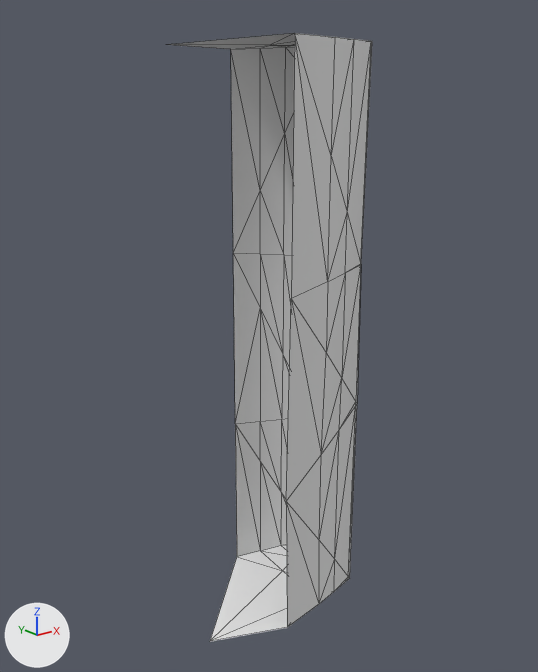
The glTF model Structures Plus/models/c90part_43cfd05ef6ac3f48cb7be066.glb, before and after one commit.
One viewpoint serves both versions: a 50 mm lens placed at (-1.809, -2.007, 0.887), pointed at (-1.001, -0.997, 0.483). The axes (+X, +Y, +Z) are drawn at lower left. The lights are the same throughout. The older version comes first. Mesh edges are drawn as thin lines. Vertices at exactly the same position are counted once.
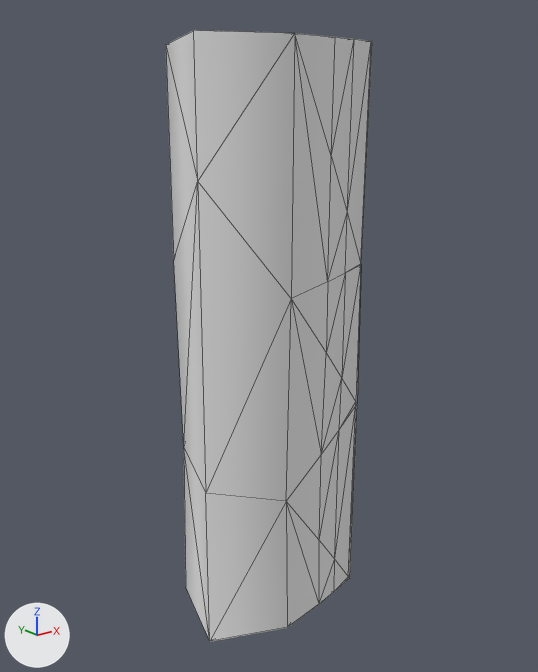
The change, as JSON lines over the scene's bpy script:
```json
{"block": "me_mesh_0", "where": "# used by ob_cylinder; location = (0.0, 0.0, 0.0)"}
{"op": "remove", "block": "me_mesh_0", "code": "me_mesh_0.from_pydata(...)  # 72 vertices, 132 faces; spans x -1.179..-0.831, y -1.11..-0.893, z -0.061..0.985"}
{"op": "add", "block": "me_mesh_0", "code": "me_mesh_0.from_pydata(...)  # 78 vertices, 152 faces; spans x -1.181..-0.831, y -1.11..-0.893, z -0.061..0.985"}
{"block": "me_mesh_0", "change": "me_mesh_0 part 1"}
{"block": "me_mesh_0", "change": "6 vertices are added at (-1.14, -0.915, 0.273), (-1.146, -0.913, -0.032), (-1.147, -0.917, 0.628), (-1.18, -1.049, 0.774), (-1.181, -1.05, 0.985), (-1.18, -1.046, 0.247)"}
{"block": "me_mesh_0", "change": "18 new faces join them, mat_whitetrunk (white #e7e7e7)"}
{"block": "me_mesh_0", "change": "2 new faces join them, mat_lightwood (white #e7e7e7)"}
```

Pixel boxes [x1, y1, x2, y2] of what changed, in the pictures (538 x 672 px):
```json
{"object": "Cylinder", "change": "reshaped", "before": [168, 33, 372, 642], "after": [166, 30, 372, 642]}
{"part": 1, "of": "me_mesh_0", "change": "added", "after": [166, 30, 295, 642]}
```
